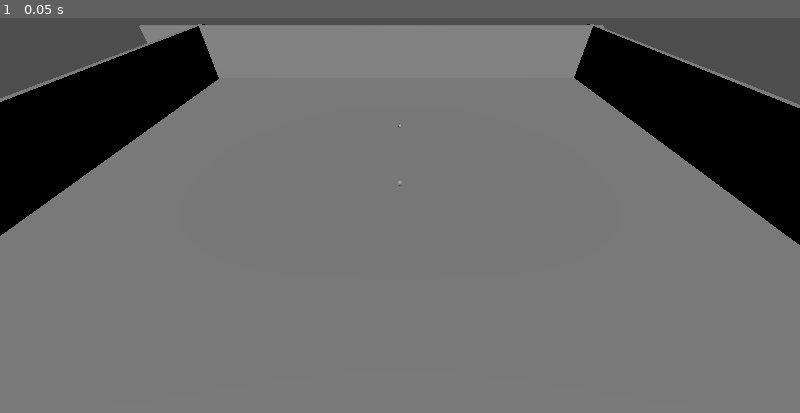
Above: before the commit, frame 1.
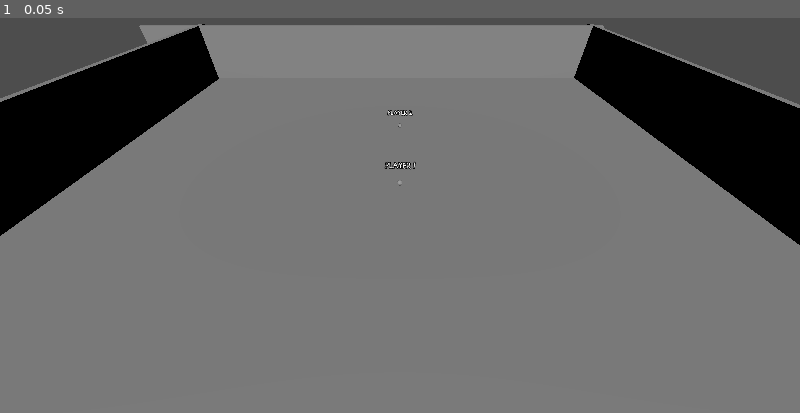
Above: after the commit, the same moment.

Repository: Gr0minet/ggj2025
Game: Godot game, scene res://scenes/test3D.tscn
Same seed, same stepped clock (60 frames per second), same inputs: the game is played once before the commit and once after it. This scene is started directly instead of the project's main scene. Sound files missing from this copy of the repository are replaced by a short silence.
Inputs:
- Up to frame 1 (0.05 s): no input

The runs differ from the first frame. In frame 1, less than 0.1% of the frame differs, in the area x 48-52%, y 23-39%.

Commit message:
Ajout label3d au bubble

Diff:
--- a/godot/bathtub_level/bathtub_level.gd
+++ b/godot/bathtub_level/bathtub_level.gd
@@ -87,7 +87,7 @@
 		bubble.bubble_died.connect(_on_bubble_died)
 		players_parent_node.add_child(bubble)
 		bubble.global_position = spawn_pos
-		print("set color %s" % p.color)
+		#print("set color %s" % p.color)
 		bubble.set_color_tint(p.color)
 		bubble.player_device_id = p.id
 
--- a/godot/scenes/bubble.tscn
+++ b/godot/scenes/bubble.tscn
@@ -103,4 +103,14 @@
 scale_amount_min = 0.0
 color_ramp = SubResource("Gradient_oovat")
 
+[node name="Label3D" type="Label3D" parent="."]
+transform = Transform3D(1, 0, 0, 0, 1, 0, 0, 0, 1, 0, 0.178525, -0.184998)
+billboard = 1
+render_priority = 1
+outline_render_priority = 0
+text = "Player"
+font_size = 24
+outline_size = 8
+uppercase = true
+
 [editable path="BULLESATUREE"]
--- a/godot/scripts/bubble.gd
+++ b/godot/scripts/bubble.gd
@@ -9,9 +9,12 @@
 @export var deceleration : float = 0.4
 @export var max_speed : float = 10.0
 @export var DASH_IMPULSE: float = 1.0
+@export var LABEL_DURATION: float = 3.0
 
 @onready var cpu_particles_3d: CPUParticles3D = $CPUParticles3D
 @onready var bullesaturee: Node3D = $BULLESATUREE
+#@onready var label_3d: Label3D = $CanvasLayer/Label3D
+@onready var label_3d: Label3D = $Label3D
 
 # Material and color related variables
 @export var mesh_instance : MeshInstance3D = null
@@ -34,6 +37,7 @@
 	if mesh_instance:
 		_mesh_material = mesh_instance.get_active_material(0).duplicate()
 		mesh_instance.set_surface_override_material(0, _mesh_material)
+	label_3d.text = "Player " + str(player_device_id + 1)
 
 func _physics_process(delta: float) -> void:
 
@@ -94,6 +98,10 @@
 
 func allow_player_input(allow:bool) -> void:
 	allow_input = allow
+	if allow:
+		var timer: SceneTreeTimer = get_tree().create_timer(LABEL_DURATION)
+		timer.timeout.connect(func(): label_3d.visible = false)
+
 
 func _handle_collision(collision : KinematicCollision3D, debug:bool=false) -> void:
 	if not collision:
@@ -139,3 +147,4 @@
 		color.a = old_alpha
 	_mesh_material.albedo_color = color
 	cpu_particles_3d.color = color
+	label_3d.modulate = color
